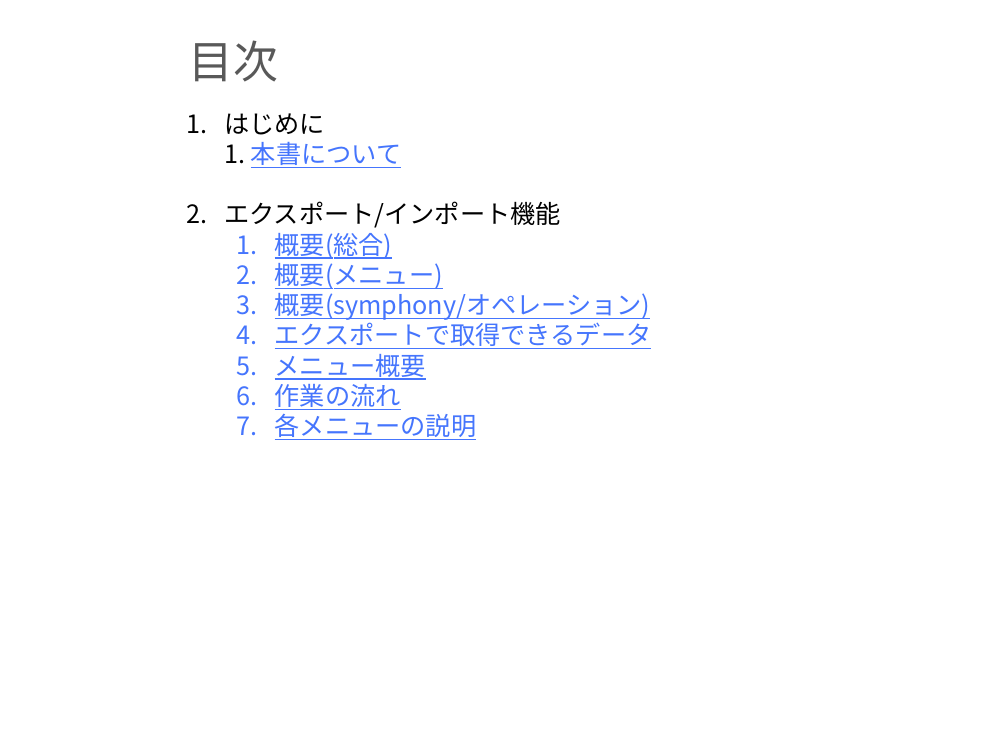
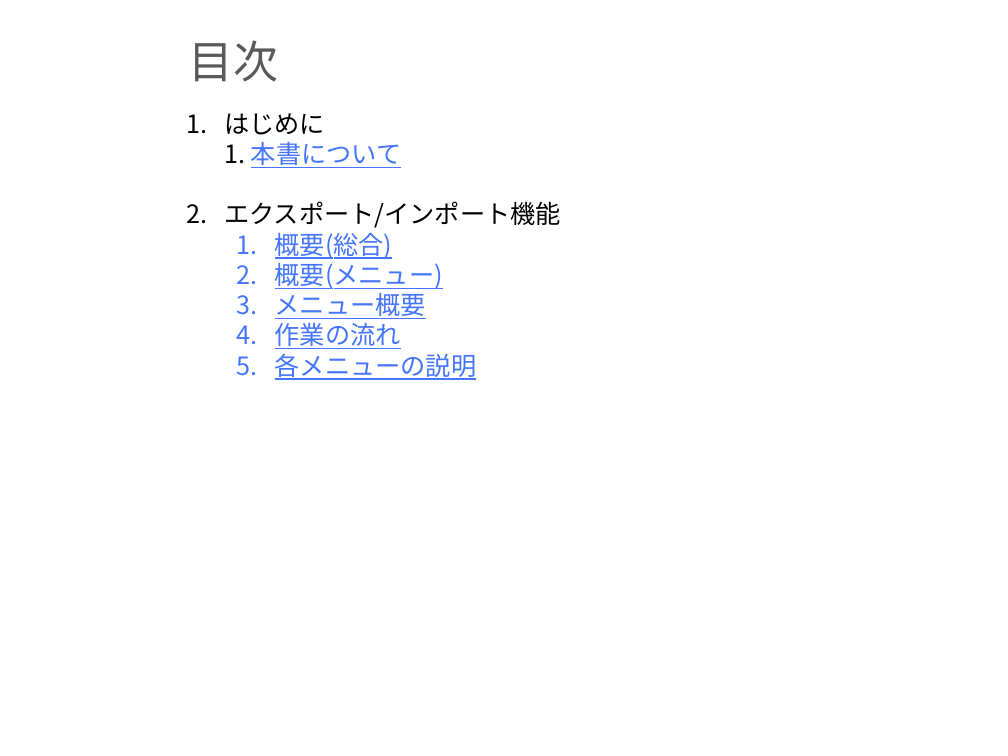
Before and after one commit to exastro-suite/it-automation-docs, a slide deck: slide 2 of asset/Learn_ja/ITA-export-import_classroom_lecture.pptx. Drawn at 1008x756 pixels with LibreOffice and Linux fonts; fonts in the diff are those of the drawing; background and template pictures are left out. Boxes give left, top, right and bottom in pixels: in the first picture for what was removed or moved away, otherwise in the second. Text is boxed around its words. In the diff, an @@ line names an element or a change of style, - is before the commit and + after.

```diff
--- a/asset/Learn_ja/ITA-export-import_classroom_lecture.pptx
+++ b/asset/Learn_ja/ITA-export-import_classroom_lecture.pptx
@@ text at (275,288,652,349): paragraphs removed @@
-  3. 概要(symphony/オペレーション)
-  4. エクスポートで取得できるデータ
```
Also in this commit, not shown: 7 other slides changed, 7 slides removed, 1 other file.
